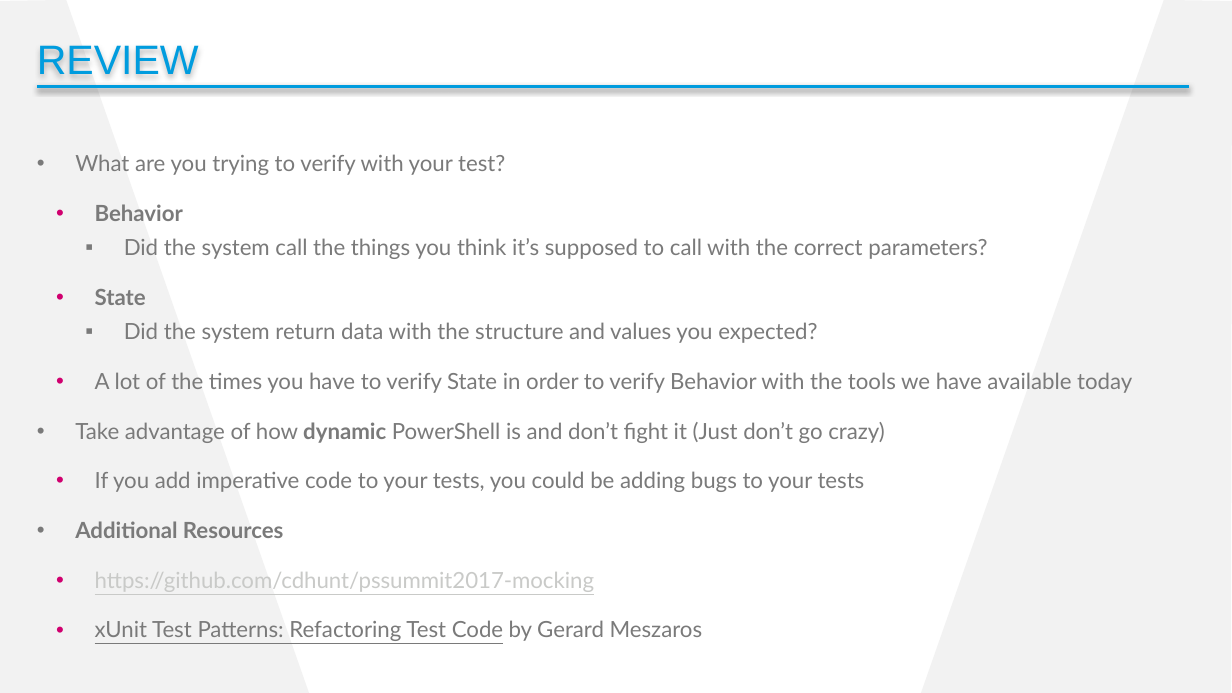
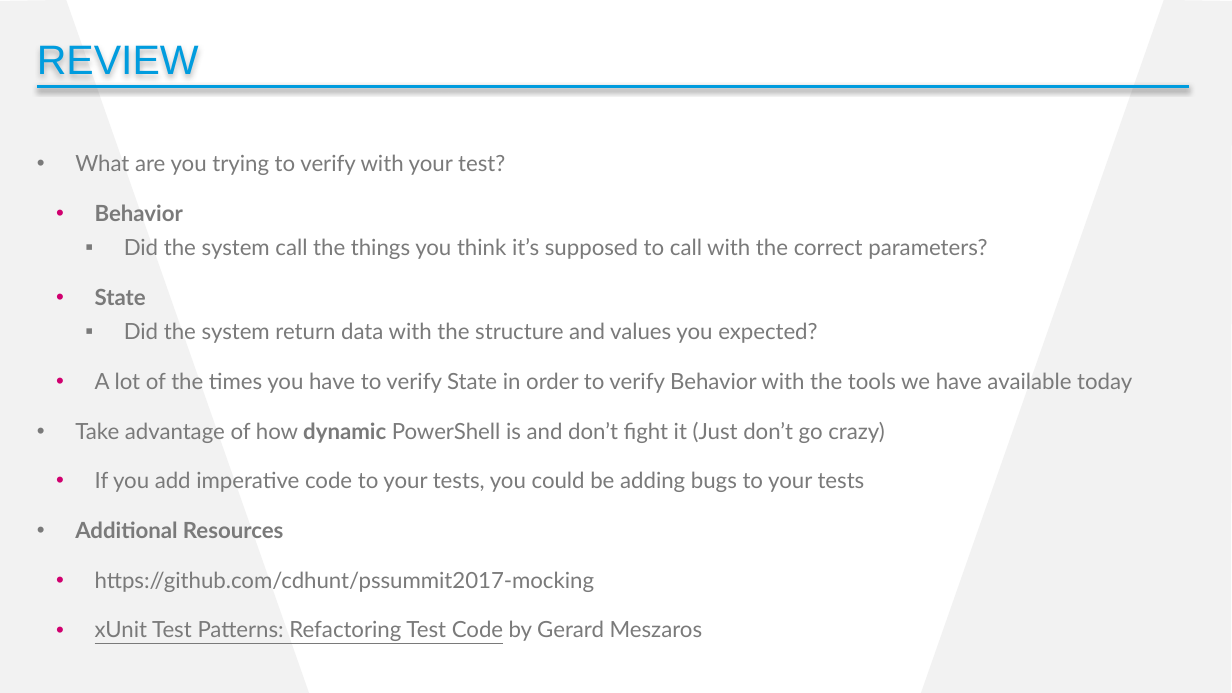
Before and after one commit to cdhunt/pssummit2017-mocking, a slide deck: slide 19 of Summit2017_Mocking.pptx. Drawn at 1232x693 pixels with LibreOffice and Linux fonts; fonts in the diff are those of the drawing; background and template pictures are left out. Boxes give left, top, right and bottom in pixels: in the first picture for what was removed or moved away, otherwise in the second. Text is boxed around its words. In the diff, an @@ line names an element or a change of style, - is before the commit and + after.

```diff
--- a/Summit2017_Mocking.pptx
+++ b/Summit2017_Mocking.pptx
@@ text at (95,571,594,592): text colour #C9CAC8 to #7A7A7A, underline off in "https://github.com/cdhunt/pssummit2017-mocking" @@
```
Also in this commit, not shown: 4 other slides changed.
